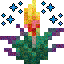
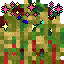
Two versions of the same layered image (64 × 64). Layer-by-layer changes:
hid group "Torchflower copy" (4 layers) over [0, 0, 64, 64]
showed group "wheat #1" (17 layers) over [0, 0, 64, 64]
painted on "wheat_stage7.png #1" over [2, 4, 62, 16]
showed group "beetroots #1" (9 layers) over [0, 17, 64, 64]
painted on "beetroots_stage3.png #1" over [2, 18, 62, 32]
showed group "potatoes #1" (9 layers) over [1, 0, 63, 64]
painted on "potatoes_stage3.png #1" over [2, 4, 62, 27]
showed group "carrots #1" (9 layers) over [0, 5, 64, 64]
painted on "carrots_stage3.png #1" over [2, 6, 62, 28]
showed group "nether wart copy" (7 layers) over [0, 2, 64, 64]
showed group "sweet berries copy" (11 layers) over [0, 0, 64, 64]
